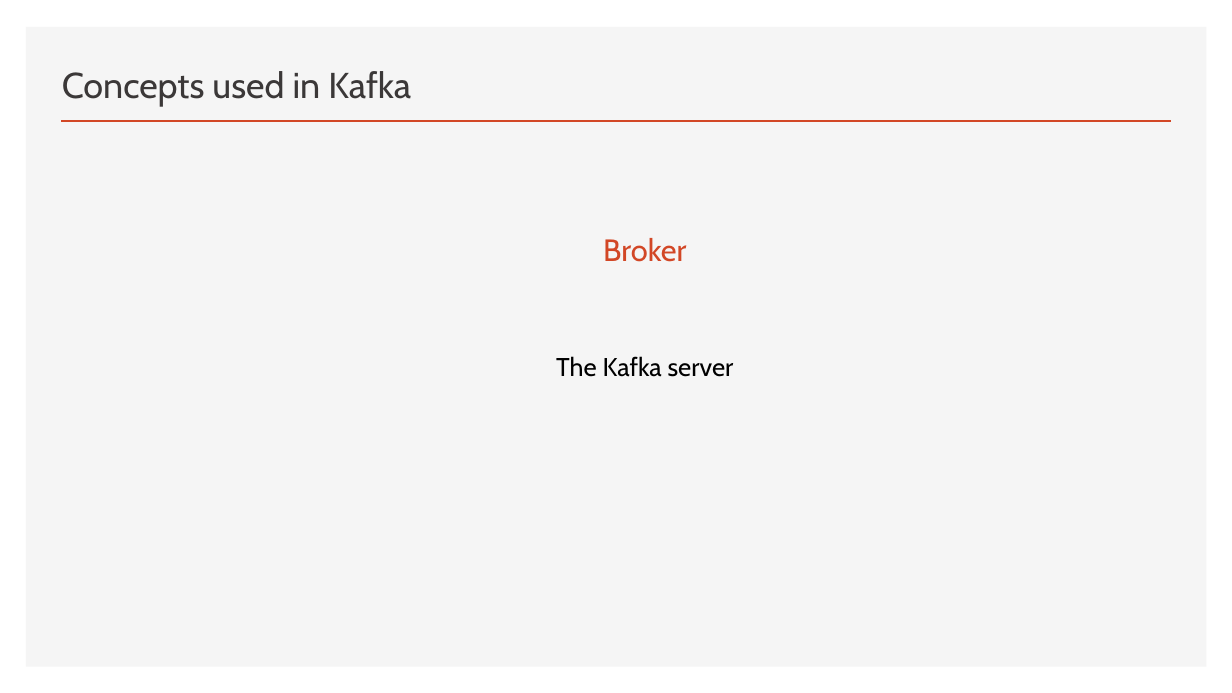
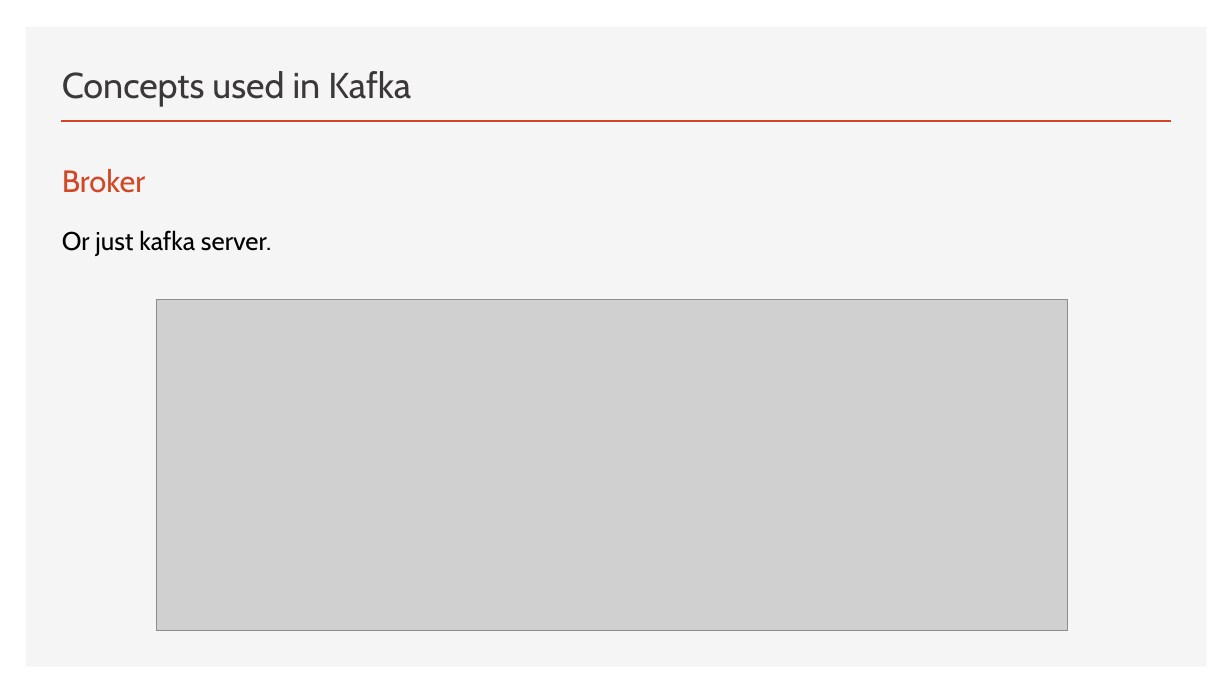
Before and after one commit to FITE-5thYear/DS-Mini-Presentation, a slide deck: slide 6 of Kafka.pptx (slide 9 before the commit). Drawn at 1232x693 pixels with LibreOffice and Linux fonts; fonts in the diff are those of the drawing; grey boxes stand for pictures. Boxes give left, top, right and bottom in pixels: in the first picture for what was removed or moved away, otherwise in the second. Text is boxed around its words. In the diff, an @@ line names an element or a change of style, - is before the commit and + after.

```diff
--- a/Kafka.pptx
+++ b/Kafka.pptx
@@ text "Broker": place and size @@
-text "Broker" at [556, 238, 734, 377]
+text "Broker" at [62, 169, 271, 256]
@@ text at [62, 169, 145, 193]: alignment centre to left @@
@@ text at [62, 230, 271, 256]: text changed @@
-The Kafka server
+Or just kafka server.
@@ picture added at [156, 300, 1067, 631] @@
```
Also in this commit, not shown: 10 other slides changed, 3 slides added, 12 slides removed, 1 other file.
